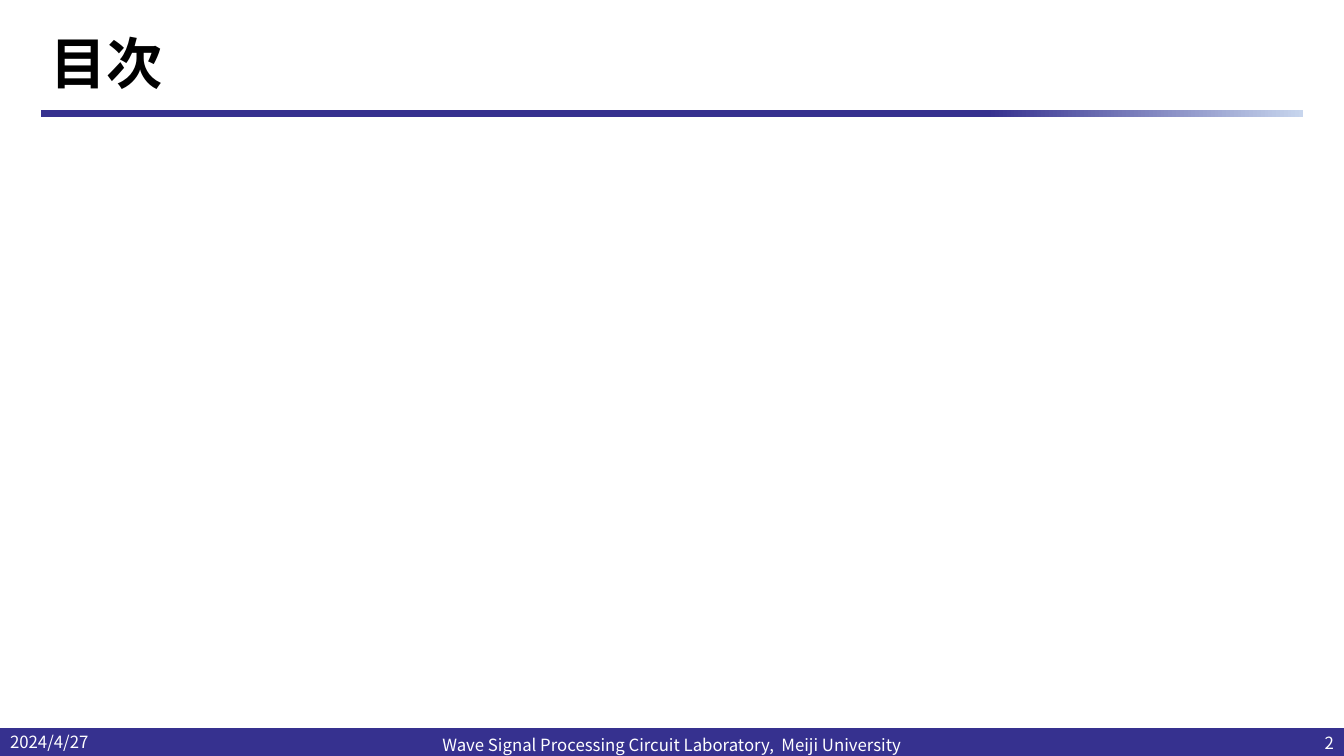
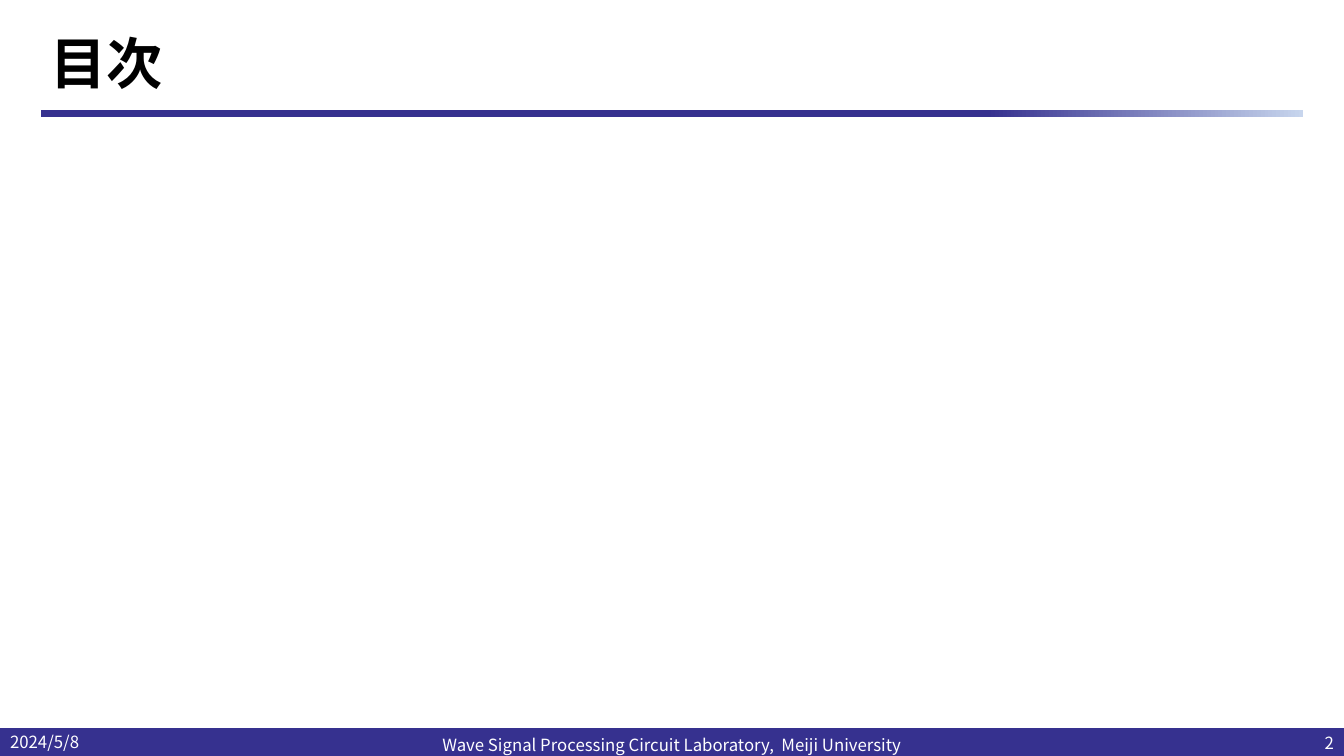
Before and after one commit to kjm-desktop10400/reserch, a slide deck: slide 2 of IHP_2024/ノイズについて.pptx. Drawn at 1344x756 pixels with LibreOffice and Linux fonts; fonts in the diff are those of the drawing; background and template pictures are left out. Boxes give left, top, right and bottom in pixels: in the first picture for what was removed or moved away, otherwise in the second. Text is boxed around its words. In the diff, an @@ line names an element or a change of style, - is before the commit and + after.

```diff
--- a/IHP_2024/ノイズについて.pptx
+++ b/IHP_2024/ノイズについて.pptx
@@ text at (x1=10, y1=734, x2=79, y2=751): text changed @@
-2024/4/27
+2024/5/8
```
Also in this commit, not shown: 2 other slides changed, 1 slide added.
